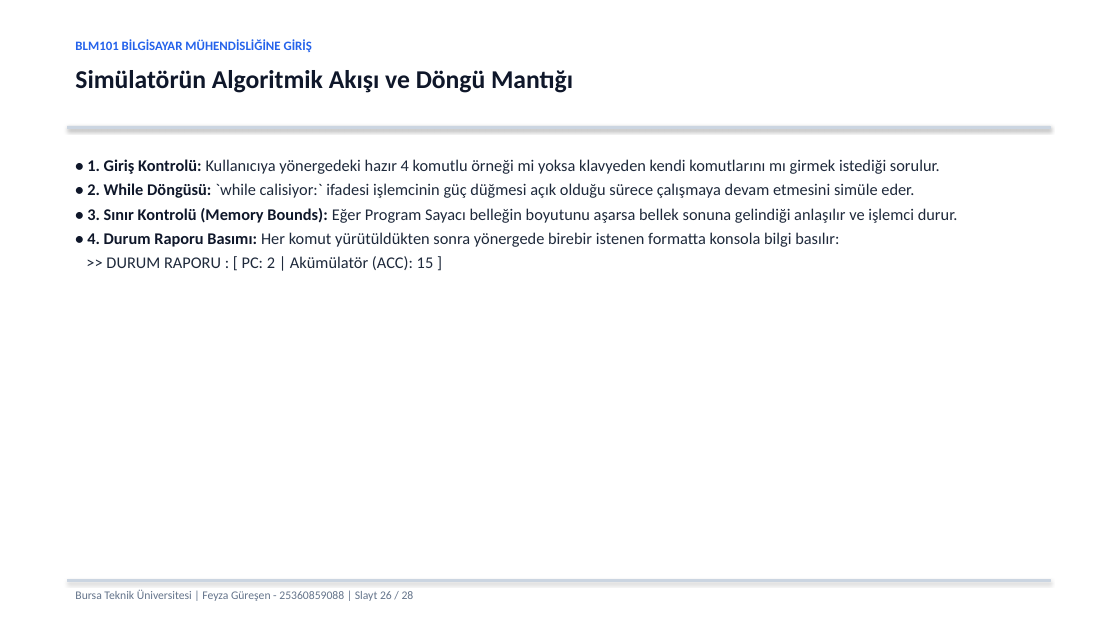
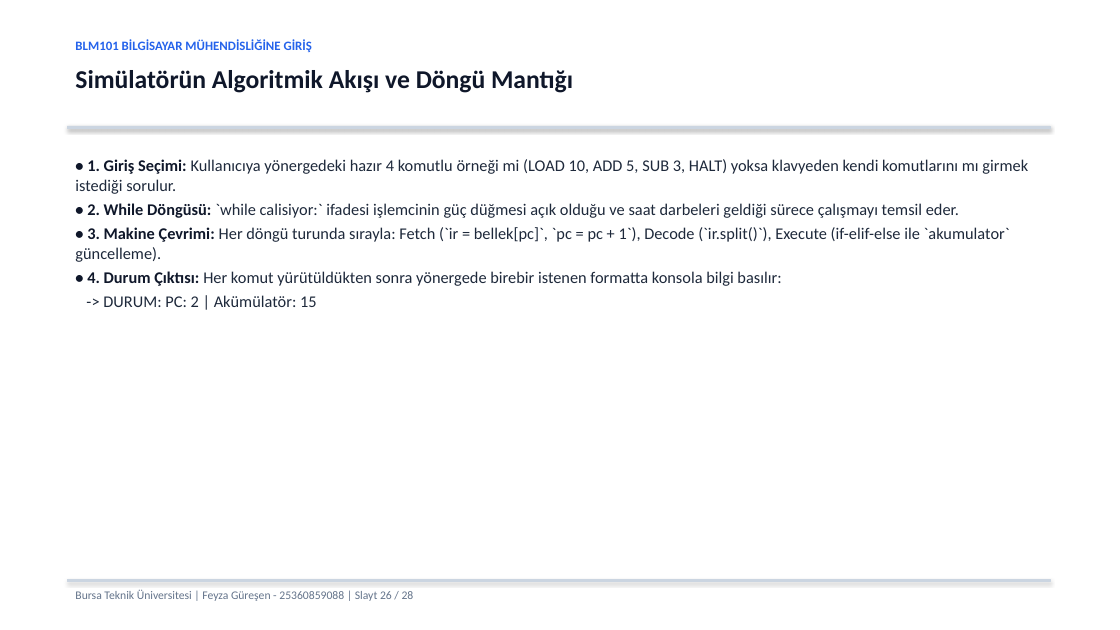
Before and after one commit to feyzaguresen/BLM101_25360859088_FeyzaGuresen, a slide deck: slide 26 of sunum.pptx. Drawn at 1120x630 pixels with LibreOffice and Linux fonts; fonts in the diff are those of the drawing. Boxes give left, top, right and bottom in pixels: in the first picture for what was removed or moved away, otherwise in the second. Text is boxed around its words. In the diff, an @@ line names an element or a change of style, - is before the commit and + after.

Commit message:
Makine dongusu ve akumulator aciklamalari ogrenci tonuna uyarlandi, sunum ve kod guncellendi

```diff
--- a/sunum.pptx
+++ b/sunum.pptx
@@ text at (x1=75, y1=159, x2=1028, y2=307): text changed @@
-• 1. Giriş Kontrolü: Kullanıcıya yönergedeki hazır 4 komutlu örneği mi yoksa klavyeden kendi komutlarını mı girmek istediği sorulur.
-• 2. While Döngüsü: `while calisiyor:` ifadesi işlemcinin güç düğmesi açık olduğu sürece çalışmaya devam etmesini simüle eder.
-• 3. Sınır Kontrolü (Memory Bounds): Eğer Program Sayacı belleğin boyutunu aşarsa bellek sonuna gelindiği anlaşılır ve işlemci durur.
-• 4. Durum Raporu Basımı: Her komut yürütüldükten sonra yönergede birebir istenen formatta konsola bilgi basılır:
->> DURUM RAPORU : [ PC: 2 | Akümülatör (ACC): 15 ]
+• 1. Giriş Seçimi: Kullanıcıya yönergedeki hazır 4 komutlu örneği mi (LOAD 10, ADD 5, SUB 3, HALT) yoksa klavyeden kendi komutlarını mı girmek istediği sorulur.
+• 2. While Döngüsü: `while calisiyor:` ifadesi işlemcinin güç düğmesi açık olduğu ve saat darbeleri geldiği sürece çalışmayı temsil eder.
+• 3. Makine Çevrimi: Her döngü turunda sırayla: Fetch (`ir = bellek[pc]`, `pc = pc + 1`), Decode (`ir.split()`), Execute (if-elif-else ile `akumulator` güncelleme).
+• 4. Durum Çıktısı: Her komut yürütüldükten sonra yönergede birebir istenen formatta konsola bilgi basılır:
+-> DURUM: PC: 2 | Akümülatör: 15
```
Also in this commit, not shown: 12 other slides changed, 3 other files.
